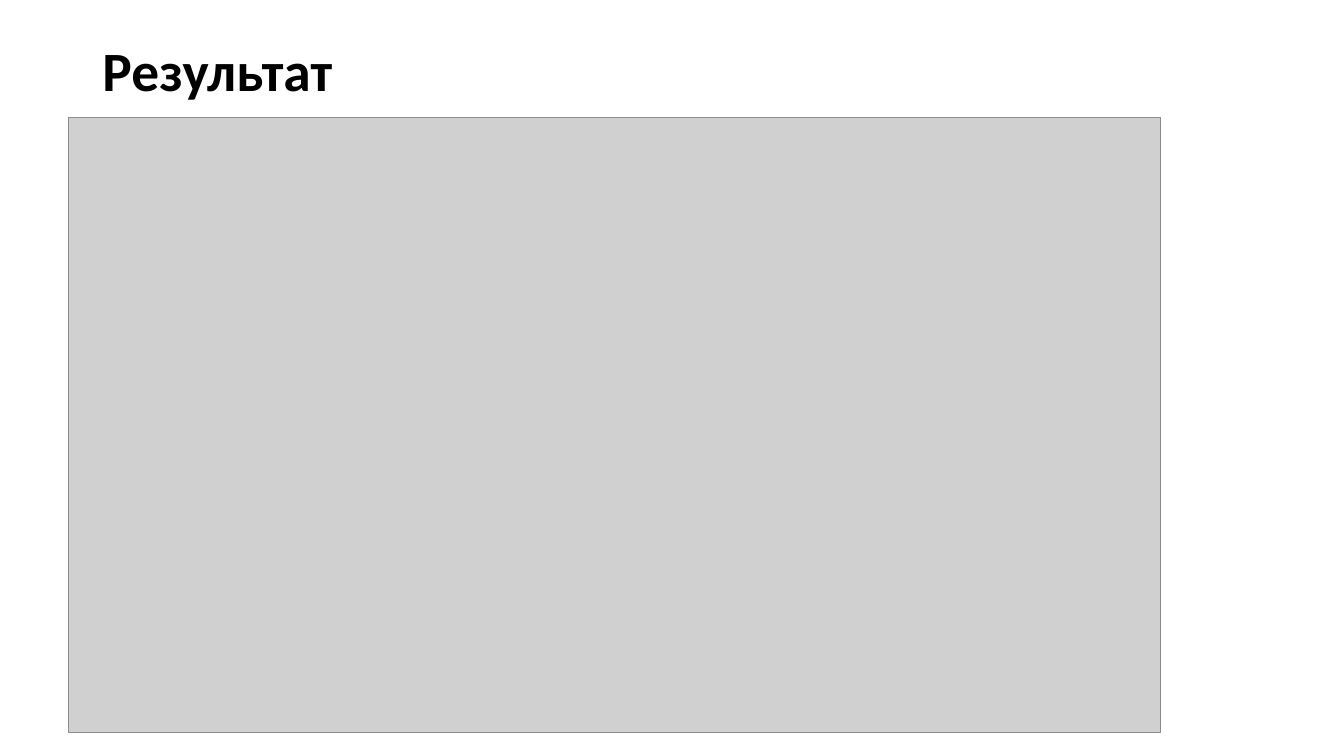
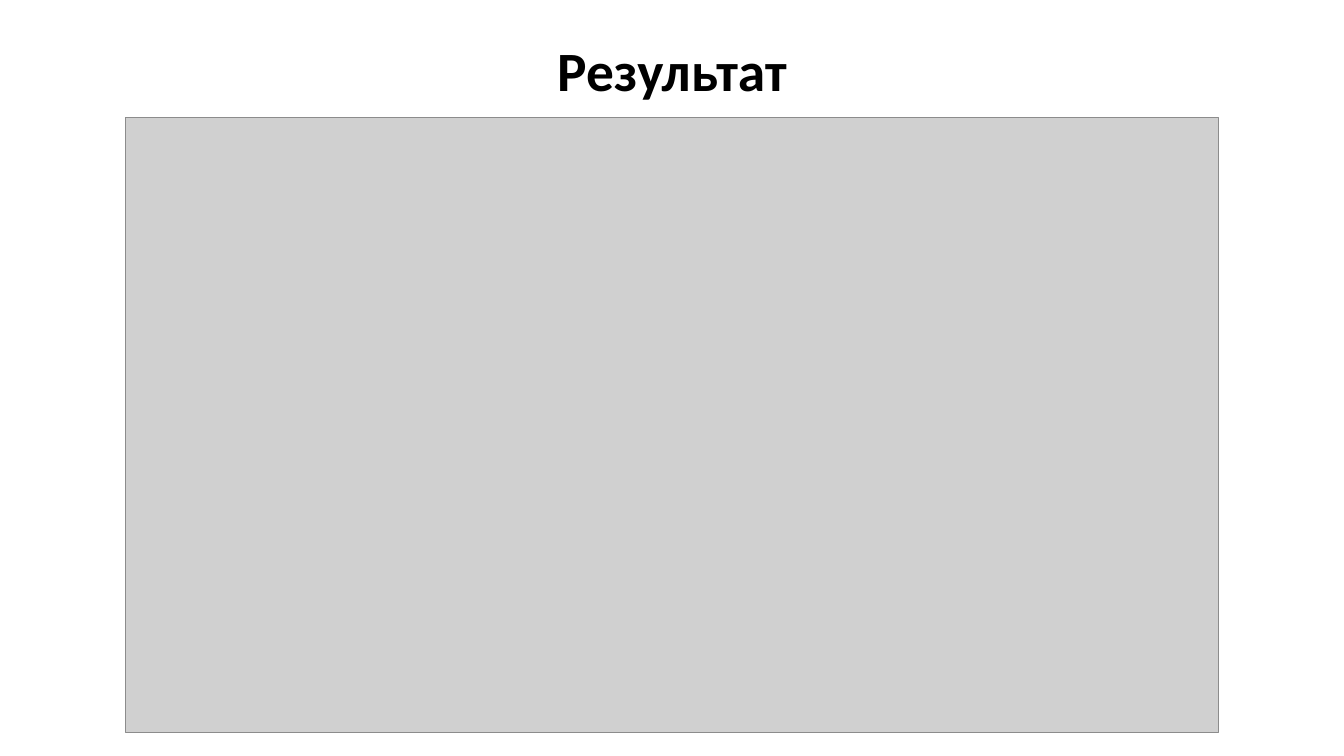
Before and after one commit to HolodN/Final_Project, a slide deck: slide 7 of Файлы для защиты проекта/Презентация.pptx (slide 6 before the commit). Drawn at 1344x756 pixels with LibreOffice and Linux fonts; fonts in the diff are those of the drawing; grey boxes stand for pictures. Boxes give left, top, right and bottom in pixels: in the first picture for what was removed or moved away, otherwise in the second. Text is boxed around its words. In the diff, an @@ line names an element or a change of style, - is before the commit and + after.

```diff
--- a/Файлы для защиты проекта/Презентация.pptx
+++ b/Файлы для защиты проекта/Презентация.pptx
@@ title "Результат" at (557, 55, 787, 100): alignment left to centre @@
@@ picture: place and size @@
-picture at (69, 118, 1160, 732)
+picture at (126, 118, 1218, 732)
```
Also in this commit, not shown: 1 other slide changed, 1 slide added, 2 other files.
